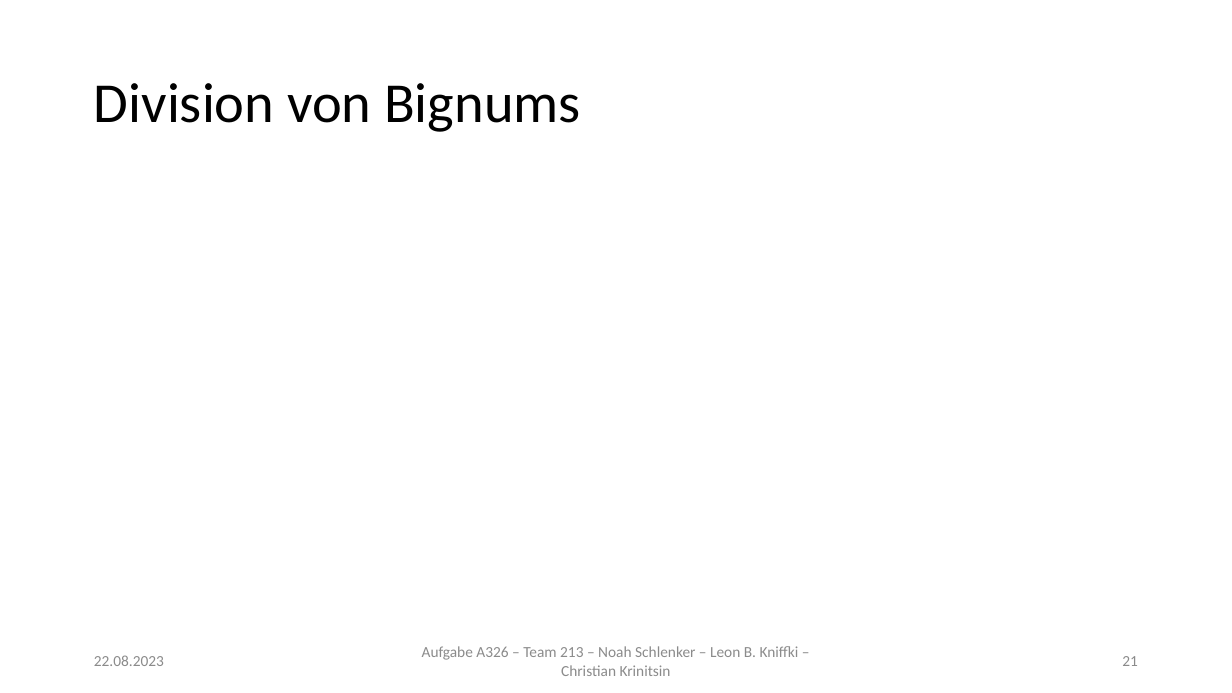
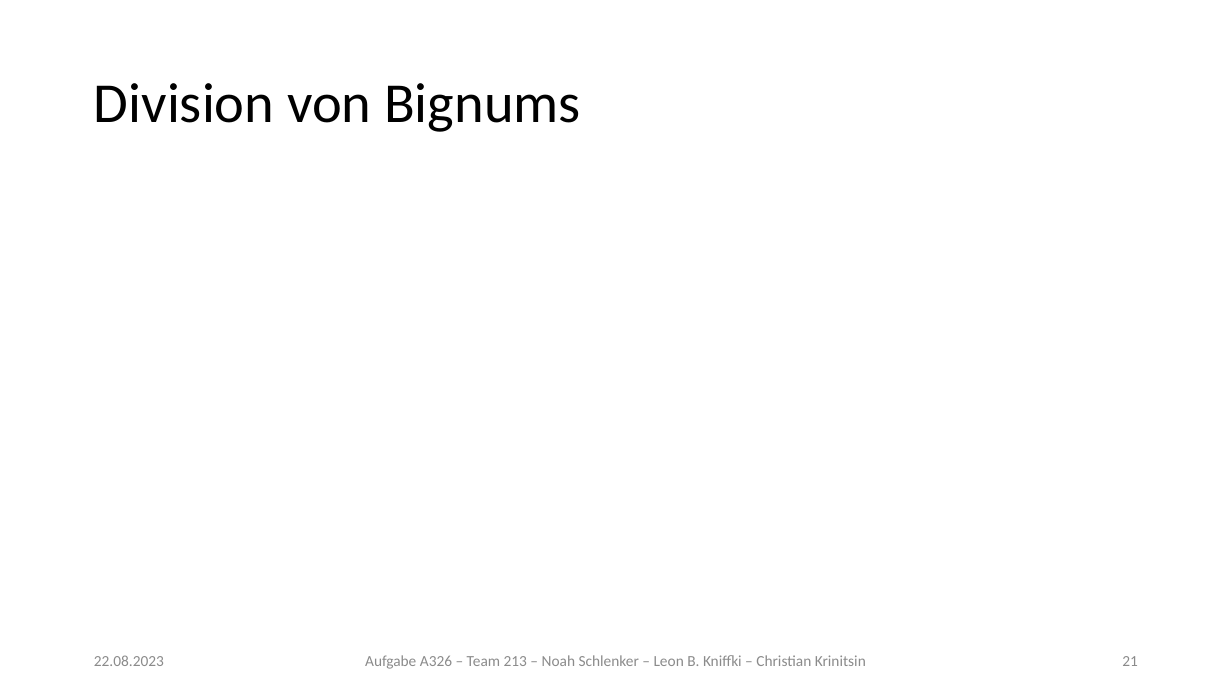
Before and after one commit to noahpy/sqrt2, a slide deck: slide 21 of Vortrag/Vortrag.pptx. Drawn at 1232x693 pixels with LibreOffice and Linux fonts; fonts in the diff are those of the drawing; grey boxes stand for pictures. Boxes give left, top, right and bottom in pixels: in the first picture for what was removed or moved away, otherwise in the second. Text is boxed around its words. In the diff, an @@ line names an element or a change of style, - is before the commit and + after.

Commit message:
Division, Performance

```diff
--- a/Vortrag/Vortrag.pptx
+++ b/Vortrag/Vortrag.pptx
@@ text "Aufgabe A326 – Team 213 ..." rewrapped from <box>422,646,799,676</box> to <box>365,655,866,669</box> @@
```
Also in this commit, not shown: 1 other slide changed, 2 slides added, 1 other file.
